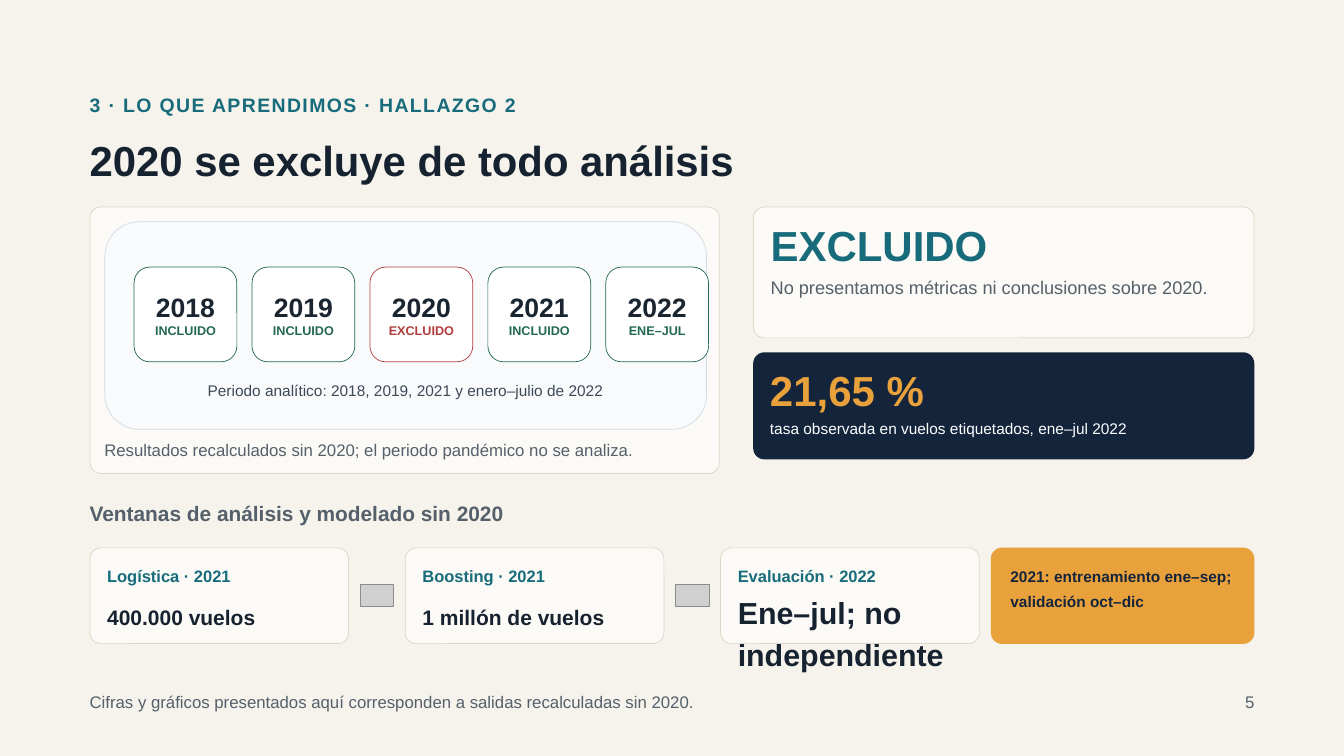
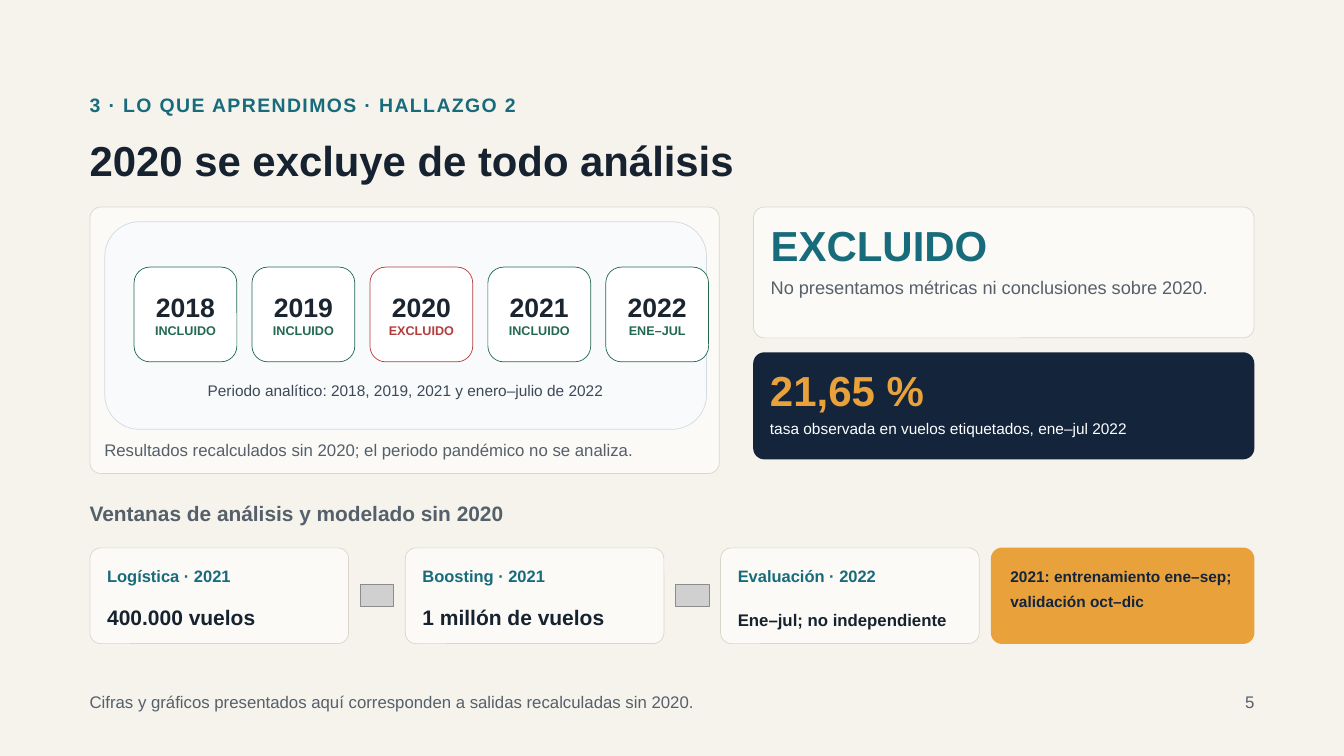
Before and after one commit to aarias93/Project_Flight_Status_Prediction, a slide deck: slide 5 of PRESENTACION_FINAL_Priorizacion_Riesgo_Vuelos.pptx. Drawn at 1344x756 pixels with LibreOffice and Linux fonts; fonts in the diff are those of the drawing; grey boxes stand for pictures. Boxes give left, top, right and bottom in pixels: in the first picture for what was removed or moved away, otherwise in the second. Text is boxed around its words. In the diff, an @@ line names an element or a change of style, - is before the commit and + after.

```diff
--- a/PRESENTACION_FINAL_Priorizacion_Riesgo_Vuelos.pptx
+++ b/PRESENTACION_FINAL_Priorizacion_Riesgo_Vuelos.pptx
@@ text "Ene–jul; no independiente" at [738,614,947,630]: size 21.7 to 12 pt @@
```
Also in this commit, not shown: 3 other slides changed, 1 other file.
